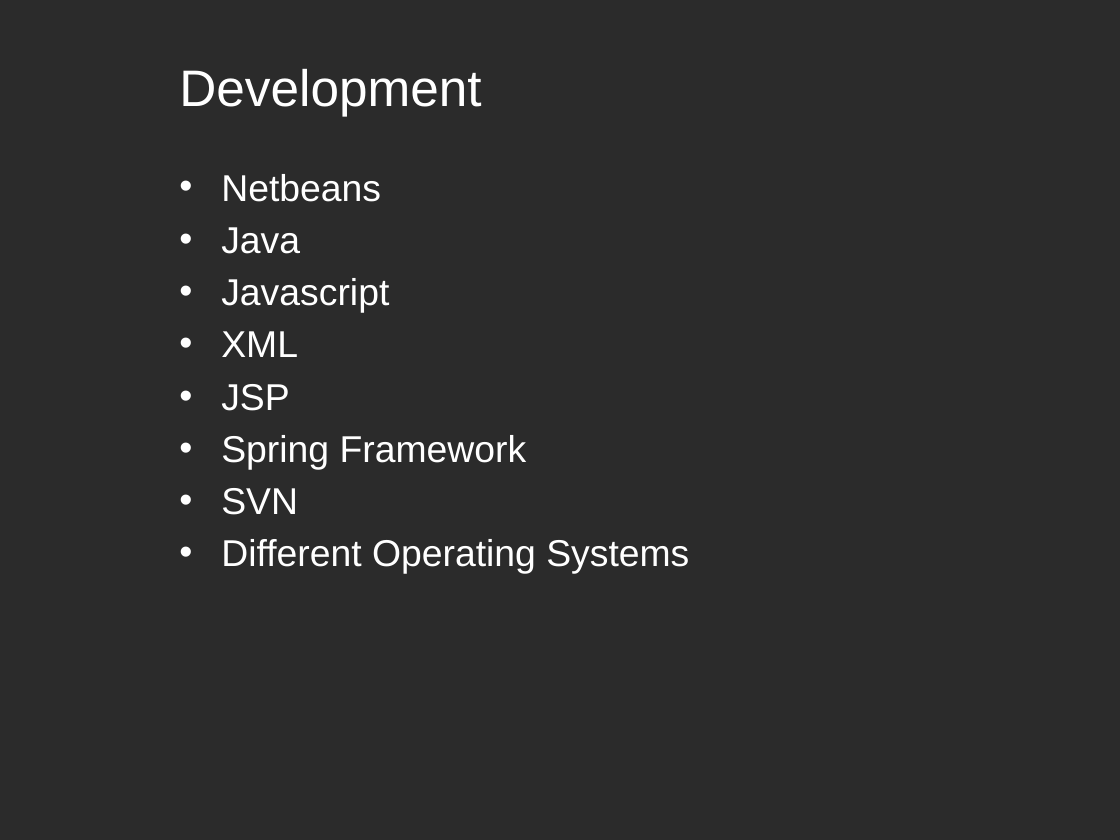
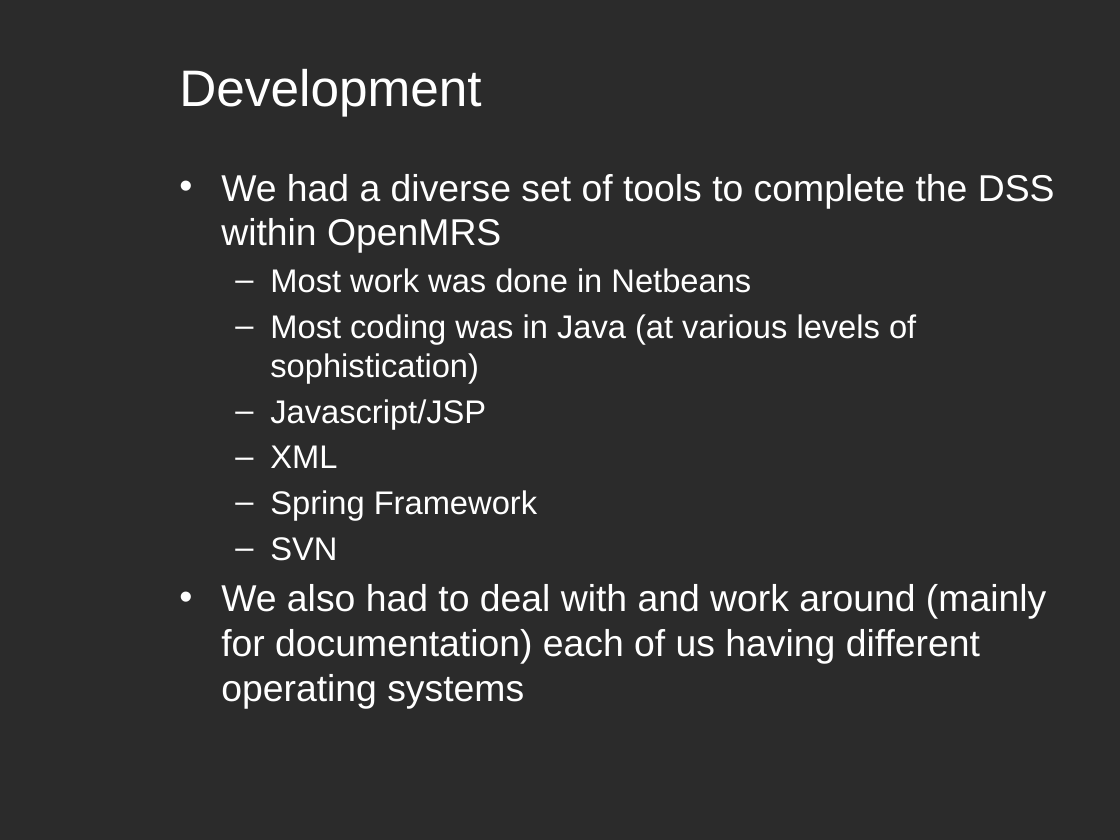
Before and after one commit to darthyoshi/sp2013-csc668-868-group1, a slide deck: slide 9 of trunk/OpenMRSSubmissions/presentation/OpenMRS Presentation.pptx (slide 8 before the commit). Drawn at 1120x840 pixels with LibreOffice and Linux fonts; fonts in the diff are those of the drawing; background and template pictures are left out; a plain dark background stands for a picture behind light text. Boxes give left, top, right and bottom in pixels: in the first picture for what was removed or moved away, otherwise in the second. Text is boxed around its words. In the diff, an @@ line names an element or a change of style, - is before the commit and + after.

```diff
--- a/trunk/OpenMRSSubmissions/presentation/OpenMRS Presentation.pptx
+++ b/trunk/OpenMRSSubmissions/presentation/OpenMRS Presentation.pptx
@@ text at (221, 174, 1055, 429): text changed; size 24 to 21 pt @@
-• Netbeans
-• Java
-• Javascript
+• We had a diverse set of tools to complete the DSS within OpenMRS
+  – Most work was done in Netbeans
+  – Most coding was in Java (at various levels of sophistication)
+  – Javascript/JSP
@@ text at (221, 384, 289, 411): paragraph removed @@
-• JSP
@@ text at (270, 445, 537, 561): size 24 to 21 pt in "XML", "Spring Framework", "SVN"; bullet • to –; list level 1 to 2 in "XML"; list level 1 to 2 in "Spring Framework"; list level 1 to 2 in "SVN" @@
@@ text at (221, 584, 1046, 708): text changed @@
-• Different Operating Systems
+• We also had to deal with and work around (mainly for documentation) each of us having different operating systems
```
Also in this commit, not shown: 1 other slide changed, 1 slide added.
